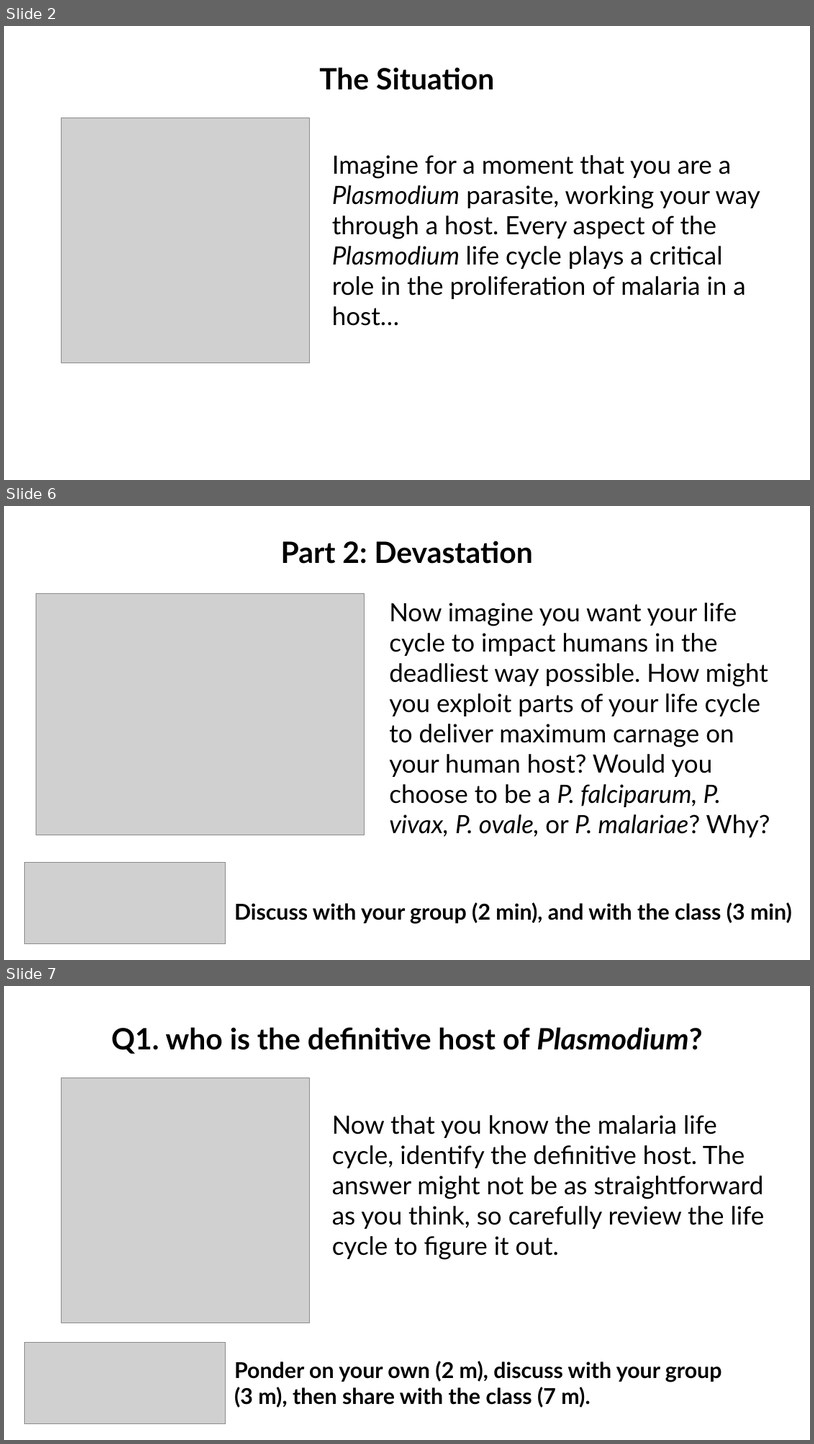
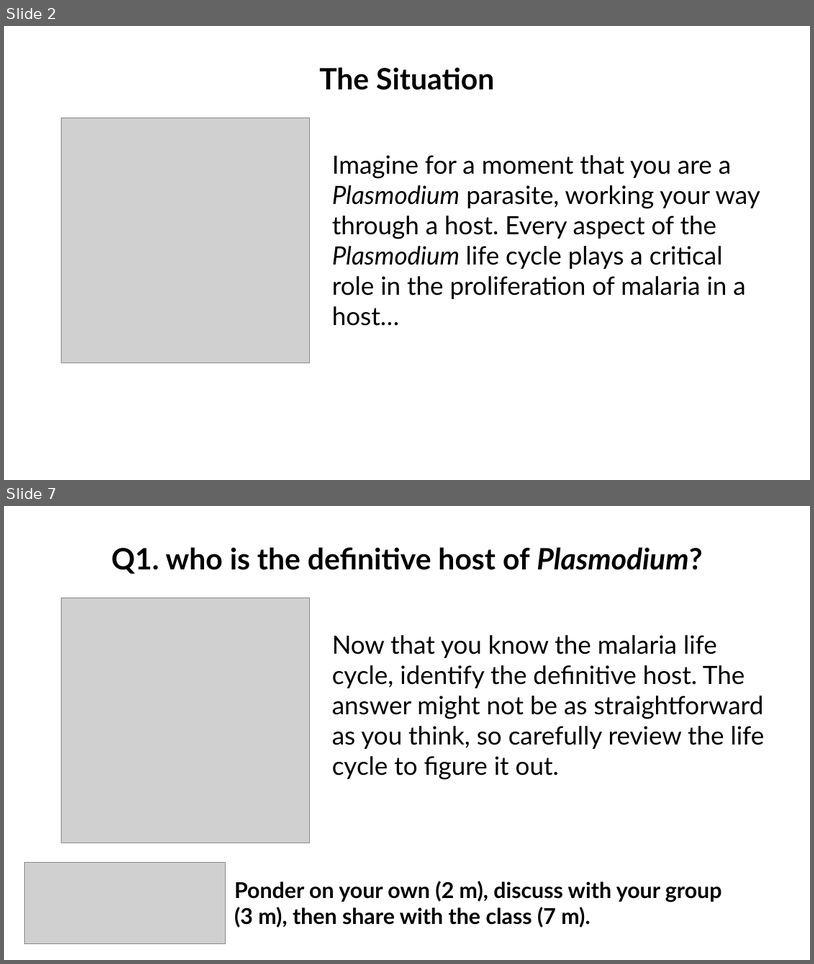
Before and after one commit to wood-lab/fish_406, a slide deck: docs/lectures/in-class_activities/class_22.pptx. Shown one above the other, each under a label of ours: slides 2, 6 and 7 before the commit, slides 2 and 7 after it; the slides between them are not shown. The pictures are 814x1444 and 814x964 pixels, drawn with LibreOffice and Linux fonts; fonts in the diff are those of the drawing; grey boxes stand for pictures. Boxes give left, top, right and bottom in pixels: in the first picture for what was removed or moved away, otherwise in the second. Text is boxed around its words. In the diff, an @@ line names an element or a change of style, - is before the commit and + after.

Commit message:
connor updated pptx for class 22

```diff
--- a/docs/lectures/in-class_activities/class_22.pptx
+++ b/docs/lectures/in-class_activities/class_22.pptx
@@ slide 6 removed at (4, 506, 810, 960), background #FFFFFF @@
@@ text removed at (281, 541, 533, 564) @@
-Part 2: Devastation
@@ picture removed at (36, 593, 364, 834) @@
@@ text removed at (389, 602, 771, 837) @@
-Now imagine you want your life cycle to impact humans in the deadliest way possible. How might you exploit parts of your life cycle to deliver maximum carnage on your human host? Would you choose to be a P. falciparum, P. vivax, P. ovale, or P. malariae? Why?
@@ picture removed at (25, 862, 226, 943) @@
@@ text removed at (234, 902, 792, 924) @@
-Discuss with your group (2 min), and with the class (3 min)
```
Also in this commit, not shown: 3 slides changed, 1 slide added, 2 other files.
